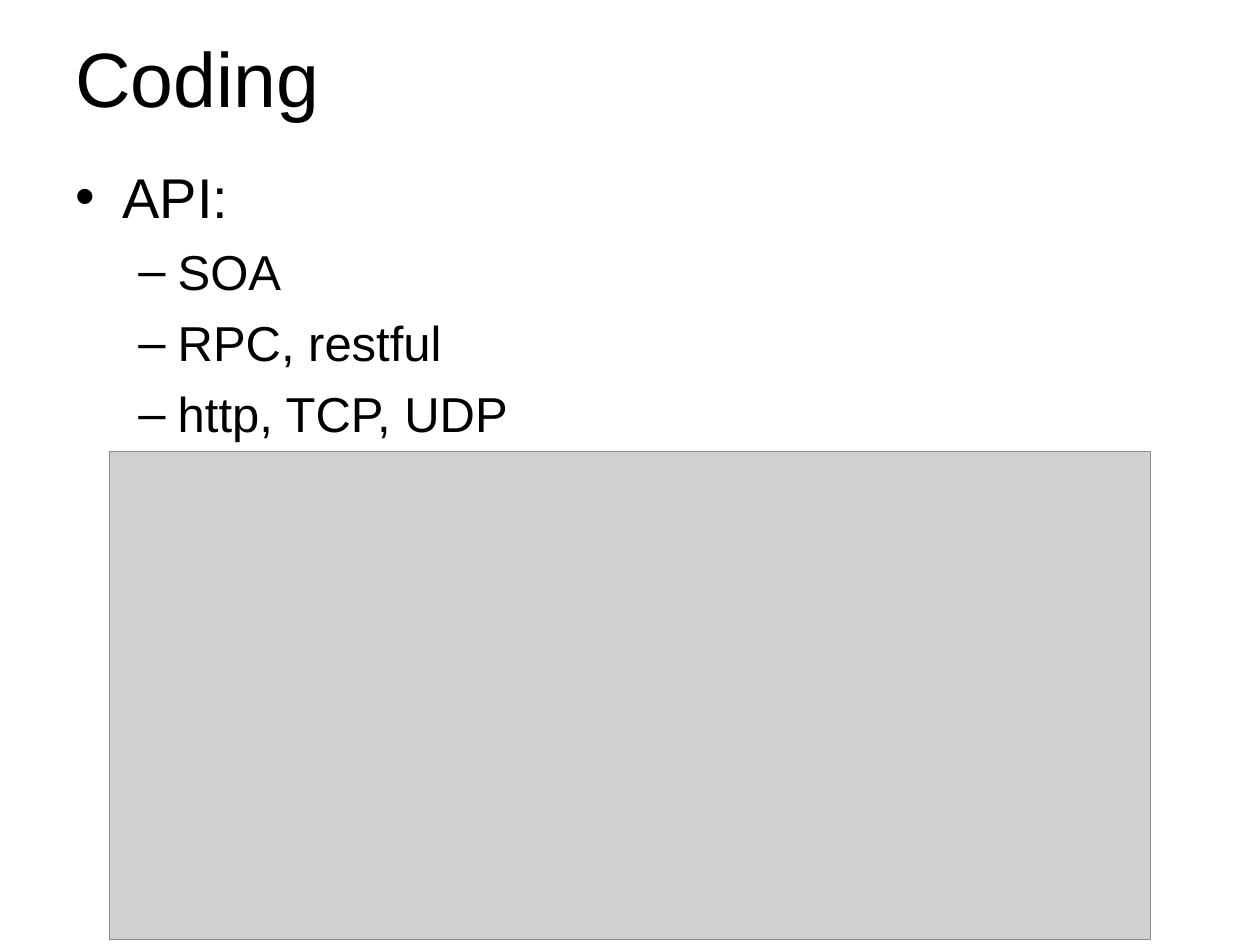
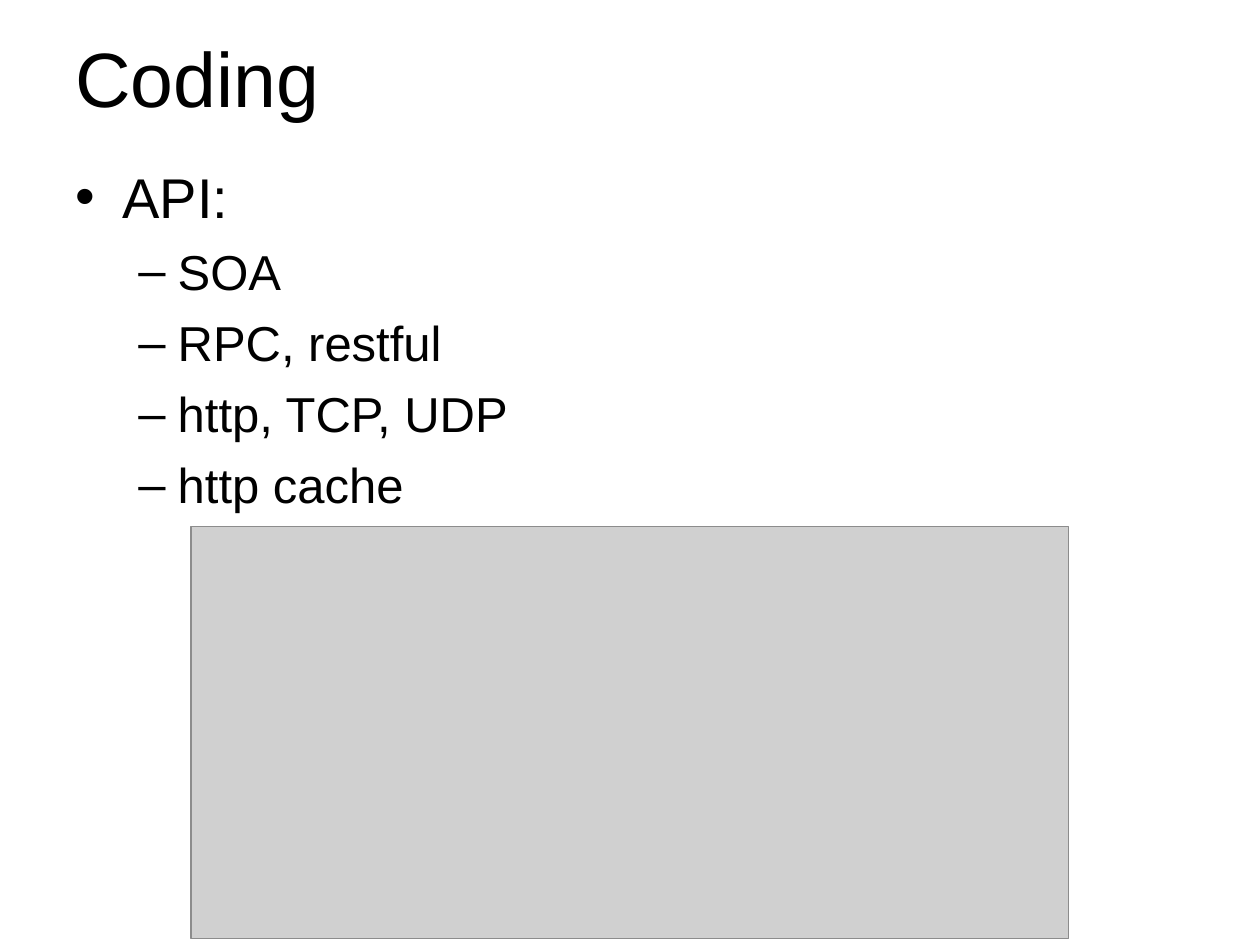
Before and after one commit to Wang-Ray/notes, a slide deck: slide 22 of Architect.ppt. Drawn at 1260x945 pixels with LibreOffice and Linux fonts; fonts in the diff are those of the drawing; grey boxes stand for pictures; background and template pictures are left out. Boxes give left, top, right and bottom in pixels: in the first picture for what was removed or moved away, otherwise in the second. Text is boxed around its words. In the diff, an @@ line names an element or a change of style, - is before the commit and + after.

```diff
--- a/Architect.ppt
+++ b/Architect.ppt
@@ text at [178, 467, 404, 514]: paragraph added @@
+  – http cache
@@ picture: place and size @@
-picture at [110, 451, 1150, 940]
+picture at [192, 527, 1070, 939]
```
Also in this commit, not shown: 4 other slides changed, 1 slide removed, 1 other file.
